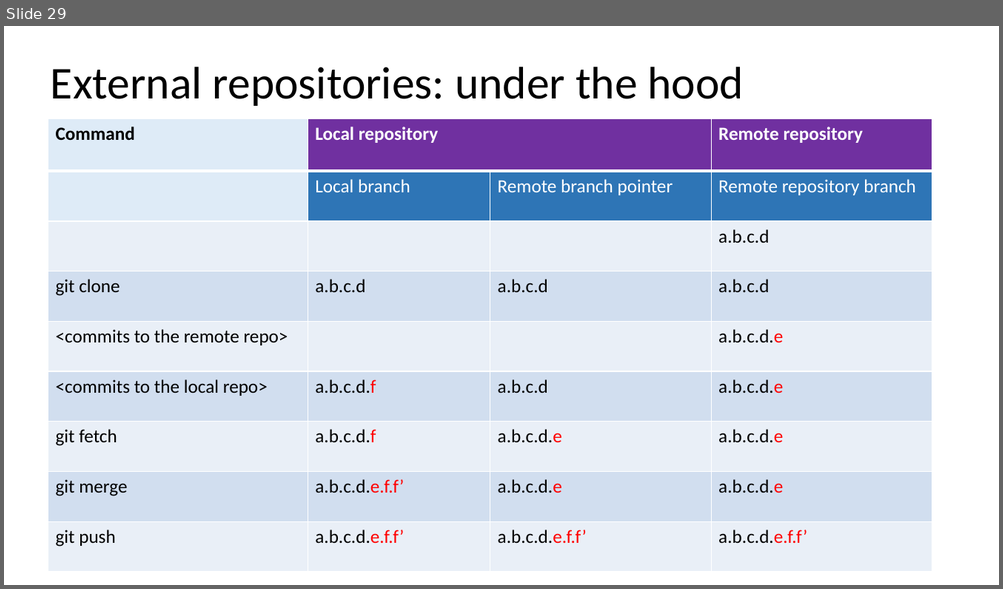
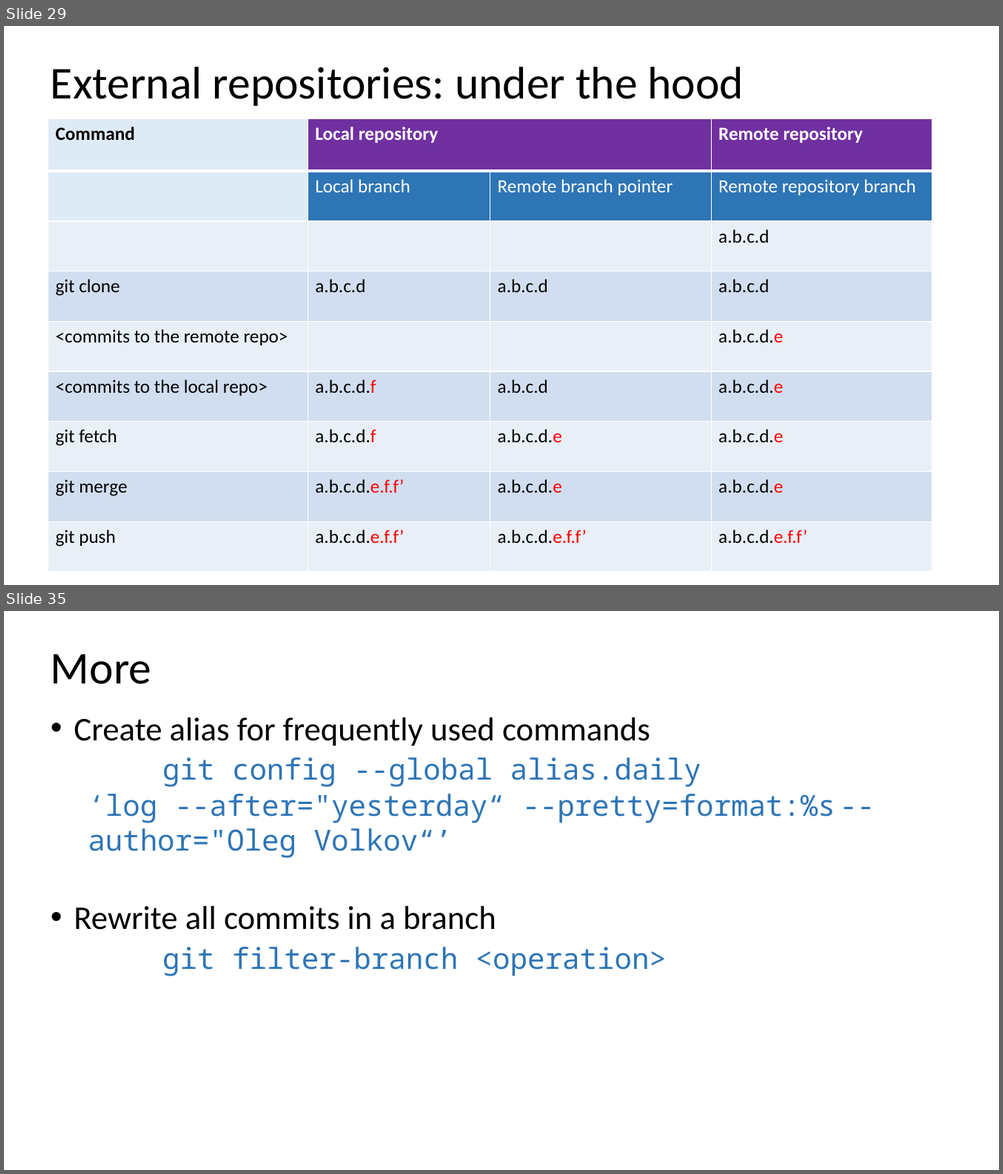
Before and after one commit to ogvolkov/git-101, a slide deck: git101.pptx. Shown one above the other, each under a label of ours: slide 29 before the commit, slides 29 and 35 after it; the slides between them are not shown. The pictures are 1003x589 and 1003x1174 pixels, drawn with LibreOffice and Linux fonts; fonts in the diff are those of the drawing. Boxes give left, top, right and bottom in pixels: in the first picture for what was removed or moved away, otherwise in the second. Text is boxed around its words. In the diff, an @@ line names an element or a change of style, - is before the commit and + after.

```diff
--- a/git101.pptx
+++ b/git101.pptx
@@ slide 35 added at bbox=[4, 611, 999, 1170], background #FFFFFF @@
@@ text added at bbox=[51, 654, 151, 684], 44 pt, text #000000 @@
+More
@@ text added at bbox=[74, 718, 835, 977], 28 pt, text #2E75B6 @@
+• Create alias for frequently used commands
+  git config --global alias.daily
+  ‘log --after="yesterday“ --pretty=format:%s --author="Oleg Volkov“’
+• Rewrite all commits in a branch
+  git filter-branch <operation>
@@ line added from (132, 815) to (134, 957), #FFFFFF 4.5 pt dashed @@
```
Also in this commit, not shown: 2 slides changed, 6 other slides added, 1 slide removed.
